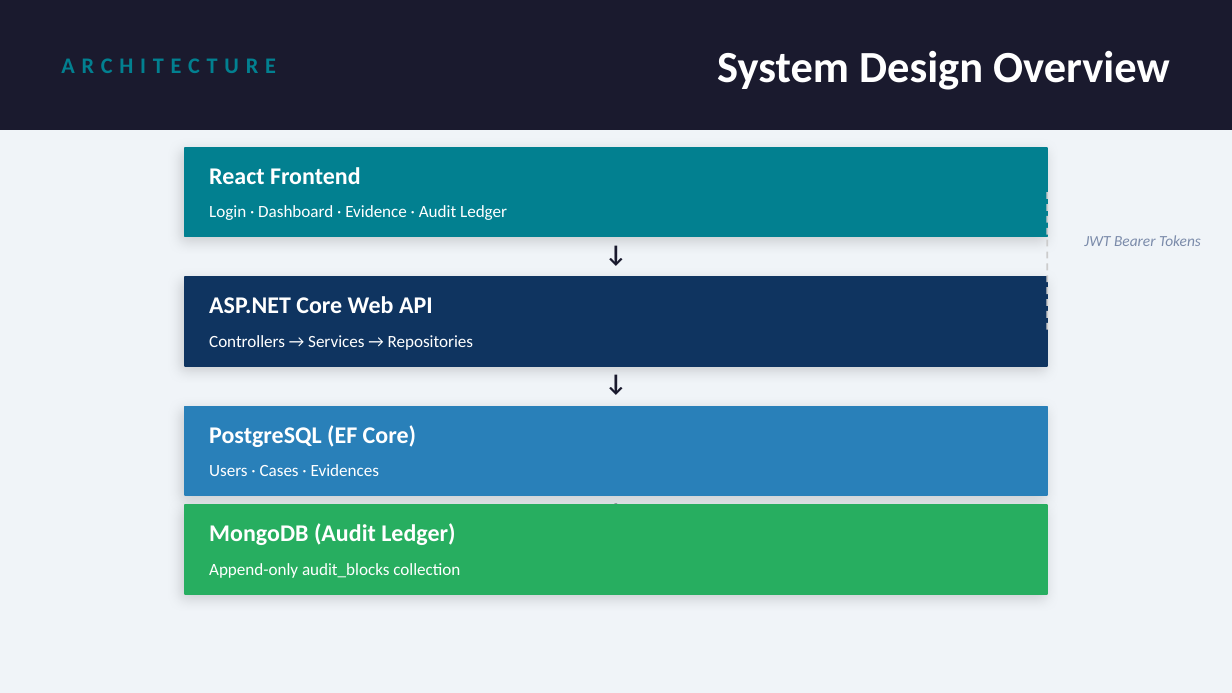
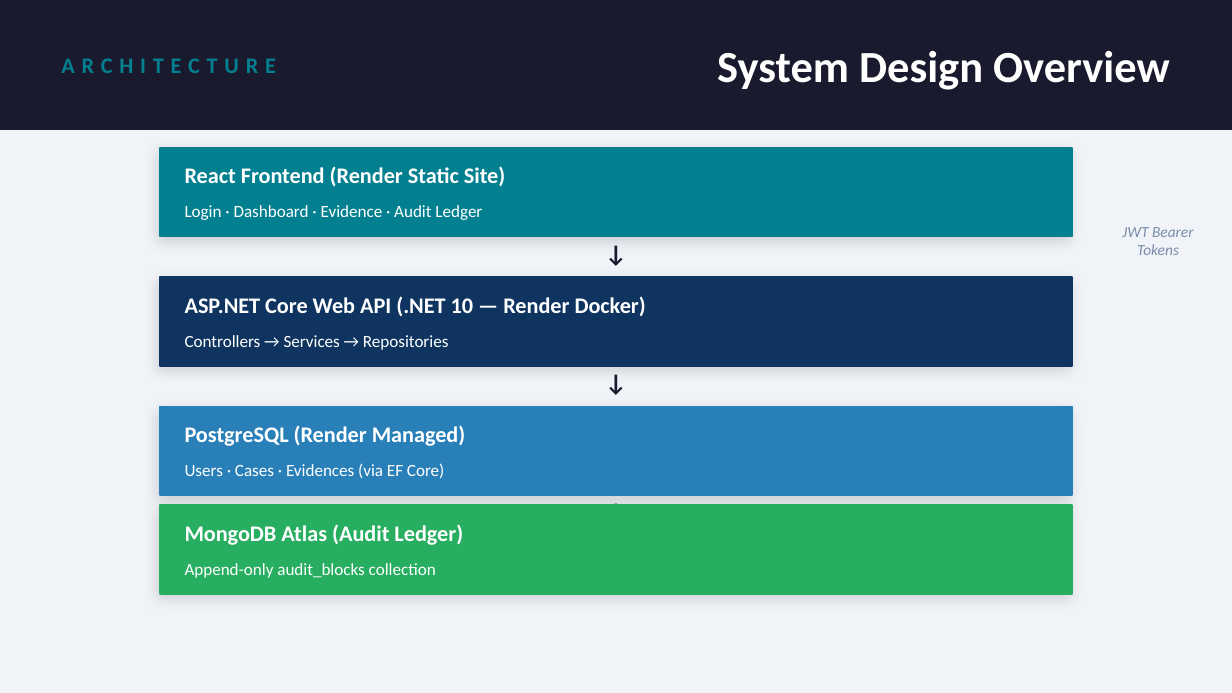
Before and after one commit to shankure/blockhain, a slide deck: slide 4 of slides/SecureTrace_Presentation.pptx. Drawn at 1232x693 pixels with LibreOffice and Linux fonts; fonts in the diff are those of the drawing. Boxes give left, top, right and bottom in pixels: in the first picture for what was removed or moved away, otherwise in the second. Text is boxed around its words. In the diff, an @@ line names an element or a change of style, - is before the commit and + after.

```diff
--- a/slides/SecureTrace_Presentation.pptx
+++ b/slides/SecureTrace_Presentation.pptx
@@ rectangle: place and size @@
-rectangle at <box>185,148,1047,237</box>
+rectangle at <box>160,148,1072,237</box>
@@ text at <box>185,166,505,186</box>: text changed; size 14 to 13 pt @@
-React Frontend
+React Frontend (Render Static Site)
@@ text "Login · Dashboard · Evidence ...": place and size @@
-text "Login · Dashboard · Evidence ..." at <box>209,205,507,220</box>
+text "Login · Dashboard · Evidence ..." at <box>185,205,482,220</box>
@@ line removed from (1047, 192) to (1047, 334) @@
@@ text "JWT Bearer Tokens" rewrapped from <box>1084,235,1201,246</box> to <box>1122,227,1194,255</box> @@
@@ rectangle: place and size @@
-rectangle at <box>185,277,1047,366</box>
+rectangle at <box>160,277,1072,366</box>
@@ text at <box>185,296,646,316</box>: text changed; size 14 to 13 pt @@
-ASP.NET Core Web API
+ASP.NET Core Web API (.NET 10 — Render Docker)
@@ text "Controllers → Services → Repositories": place and size @@
-text "Controllers → Services → Repositories" at <box>209,335,474,350</box>
+text "Controllers → Services → Repositories" at <box>185,335,449,350</box>
@@ rectangle: place and size @@
-rectangle at <box>185,407,1047,495</box>
+rectangle at <box>160,407,1072,495</box>
@@ text at <box>185,425,465,446</box>: text changed; size 14 to 13 pt @@
-PostgreSQL (EF Core)
+PostgreSQL (Render Managed)
@@ text at <box>185,463,444,478</box>: text changed @@
-Users · Cases · Evidences
+Users · Cases · Evidences (via EF Core)
@@ rectangle: place and size @@
-rectangle at <box>185,505,1047,594</box>
+rectangle at <box>160,505,1072,594</box>
@@ text at <box>185,524,463,545</box>: text changed; size 14 to 13 pt @@
-MongoDB (Audit Ledger)
+MongoDB Atlas (Audit Ledger)
@@ text "Append-only audit_blocks collection": place and size @@
-text "Append-only audit_blocks collection" at <box>209,563,460,578</box>
+text "Append-only audit_blocks collection" at <box>185,563,436,578</box>
```
Also in this commit, not shown: 7 other slides changed, 13 other files.
